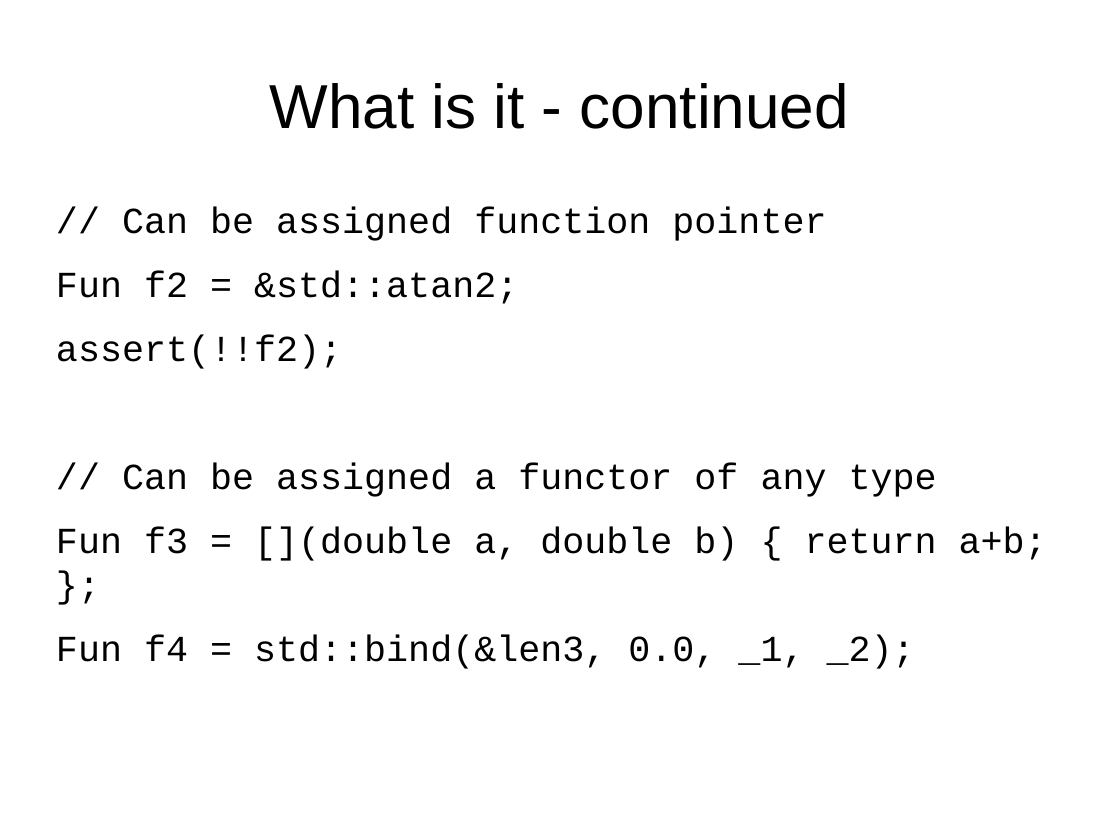
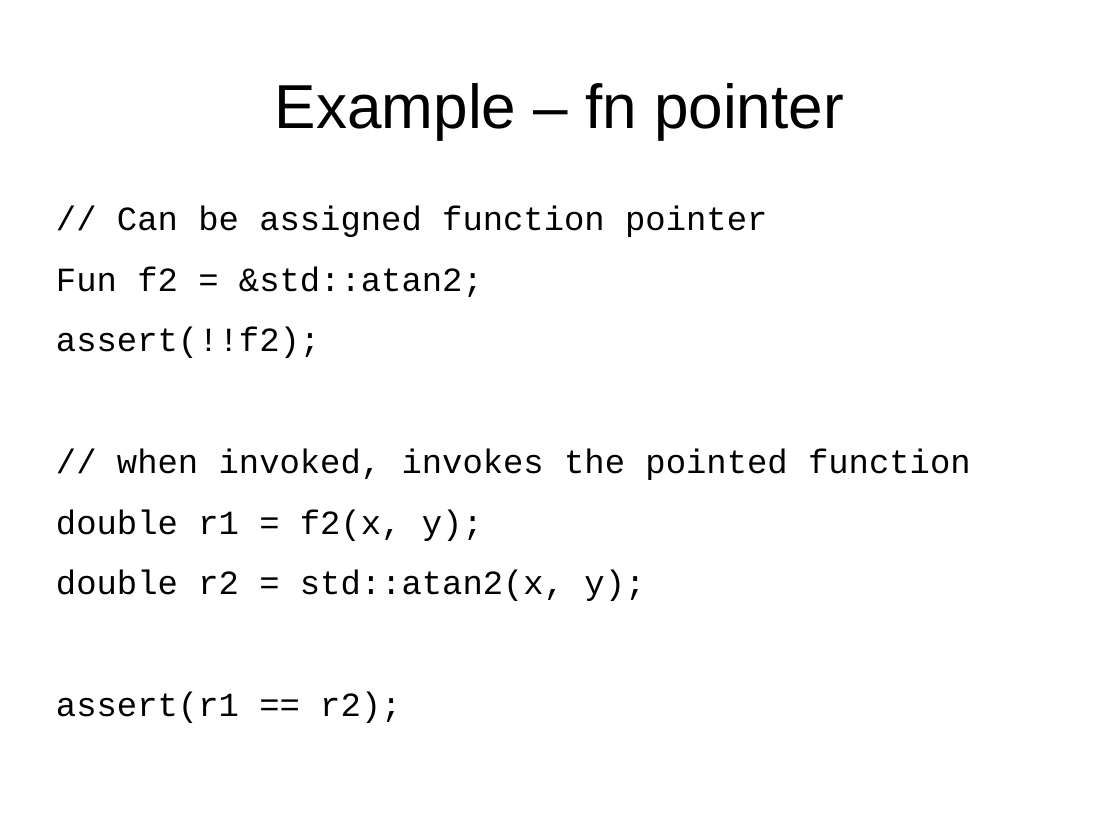
Before and after one commit to maciekgajewski/demystifying_std_function, a slide deck: slide 5 of demystifying-std-function.odp (slide 6 before the commit). Drawn at 1120x840 pixels with LibreOffice and Linux fonts; fonts in the diff are those of the drawing. Boxes give left, top, right and bottom in pixels: in the first picture for what was removed or moved away, otherwise in the second. Text is boxed around its words. In the diff, an @@ line names an element or a change of style, - is before the commit and + after.

```diff
--- a/demystifying-std-function.odp
+++ b/demystifying-std-function.odp
@@ title at (275,83,844,139): text changed @@
-What is it - continued
+Example – fn pointer
@@ text at (56,205,767,358): size 26 to 24.1 pt in "// Can be assigned function pointer", "Fun f2 = &std::atan2;", "assert(!!f2);" @@
@@ text at (56,448,971,601): text changed; size 26 to 24.1 pt @@
-// Can be assigned a functor of any type
-Fun f3 = [](double a, double b) { return a+b; };
-Fun f4 = std::bind(&len3, 0.0, _1, _2);
+// when invoked, invokes the pointed function
+double r1 = f2(x, y);
+double r2 = std::atan2(x, y);
+assert(r1 == r2);
```
Also in this commit, not shown: 2 other slides changed.
